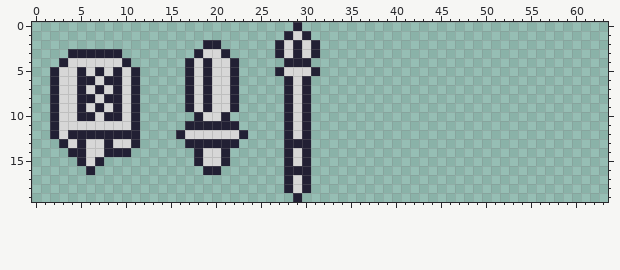
Two states of a pixel-art file, ArtWorkspace/weapons.aseprite. The picture above was drawn from the file before the commit.
64x20 pixels, 1 frame.
After the commit:
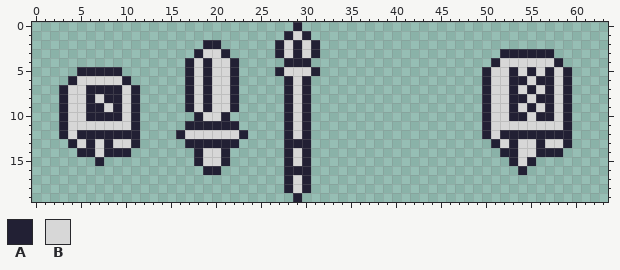
Palette (. is transparent): A #222034  B #d7d7d7
Change:
--- layer "Layer 1"
@@ x 0..63 @@
  2 ...................AA......ABABA................................
- 3 ....AAAAAA........ABBA.....ABABA................................
- 4 ...ABBBBBBA......ABABBA.....AAA.................................
- 5 ..ABBABABABA.....ABABBA....ABBBA................................
- 6 ..ABBAABAABA.....ABABBA.....ABA.................................
- 7 ..ABBABABABA.....ABABBA.....ABA.................................
- 8 ..ABBAABAABA.....ABABBA.....ABA.................................
- 9 ..ABBABABABA.....ABABBA.....ABA.................................
-10 ..ABBAABAABA......ABBA......ABA.................................
-11 ..ABBBBBBBBA.....AAAAAA.....ABA.................................
-12 ..ABAAAAAAAA....ABBBBBBA....ABA.................................
-13 ...ABABBABBA.....AAAAAA.....AAA.................................
-14 ....AABBAAA.......ABBA......ABA.................................
-15 .....ABA..........ABBA......ABA.................................
-16 ......A............AA.......AAA.................................
+ 3 ..................ABBA.....ABABA....................AAAAAA......
+ 4 .................ABABBA.....AAA....................ABBBBBBA.....
+ 5 .....AAAAA.......ABABBA....ABBBA..................ABBABABABA....
+ 6 ....ABBBBBA......ABABBA.....ABA...................ABBAABAABA....
+ 7 ...ABBAAAABA.....ABABBA.....ABA...................ABBABABABA....
+ 8 ...ABBABAABA.....ABABBA.....ABA...................ABBAABAABA....
+ 9 ...ABBAABABA.....ABABBA.....ABA...................ABBABABABA....
+10 ...ABBAAAABA......ABBA......ABA...................ABBAABAABA....
+11 ...ABBBBBBBA.....AAAAAA.....ABA...................ABBBBBBBBA....
+12 ...ABAAAAAAA....ABBBBBBA....ABA...................ABAAAAAAAA....
+13 ....ABABABBA.....AAAAAA.....AAA....................ABABBABBA....
+14 .....AABAAA.......ABBA......ABA.....................AABBAAA.....
+15 .......A..........ABBA......ABA......................ABA........
+16 ...................AA.......AAA.......................A.........
 17 ............................ABA.................................
Where, in picture pixels (left, top, right, bottom), the same in both pictures:
changed: (50, 49, 140, 175)
added: (482, 49, 572, 175)
